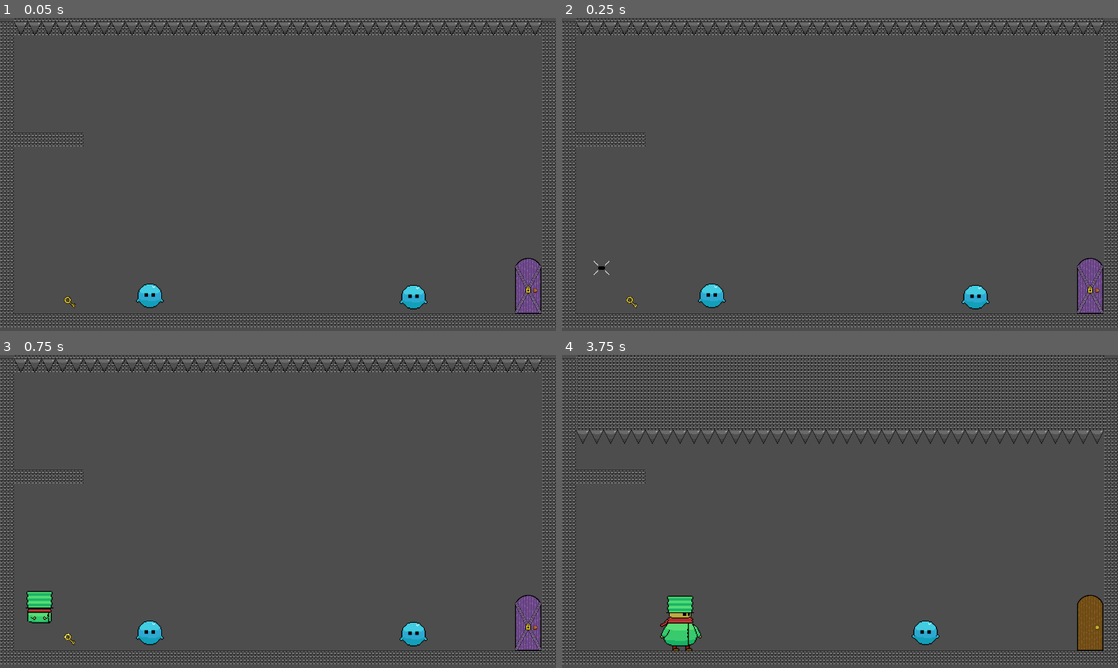
Above: before the commit, frames 1-4 (two rows, left to right).
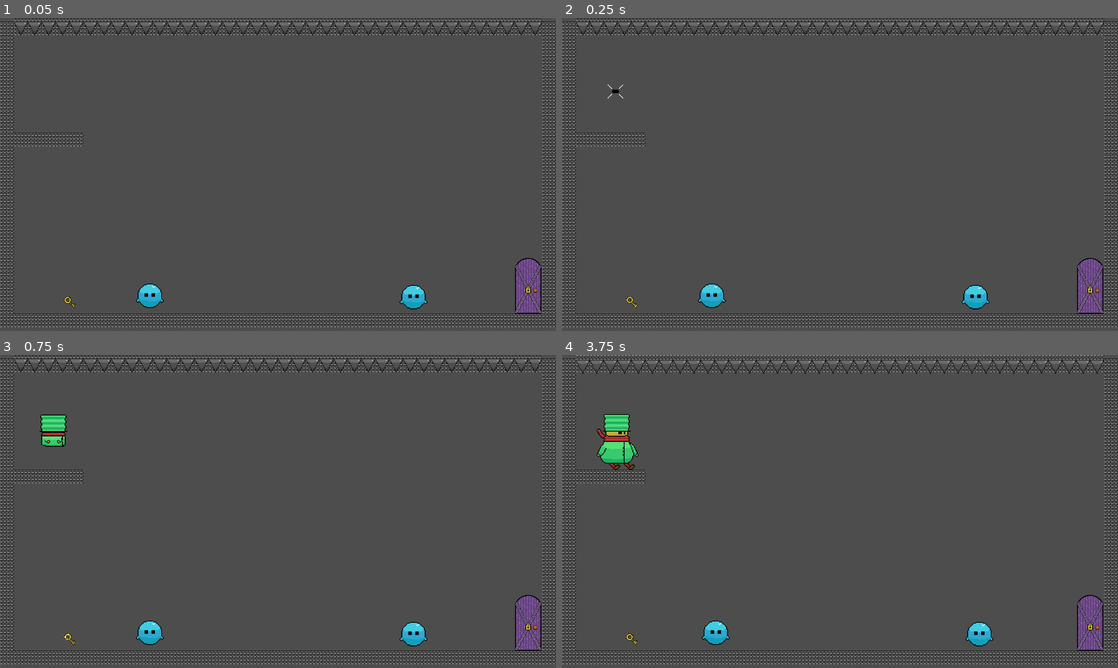
Above: after the commit, the same moments.

Repository: thanikTheDev/shrinking-nightmare
Game: Godot game, scene res://Scenes/Level8.tscn
The game is run twice, just before and just after one commit, with the same random seed, the same clock (stepped at 60 frames per second) and the same inputs. This scene is started directly instead of the project's main scene.
Inputs:
- Up to frame 1 (0.05 s): no input
- Up to frame 2 (0.25 s): no input
- Up to frame 3 (0.75 s): hold D (right) from 0.53 s (still down); hold S (crouch) from 0.53 s (still down)
- Up to frame 4 (3.75 s): tap Space (jump) at 0.77, 1.52, 3.02 s; release S (crouch) at 1.28 s; tap S (crouch) at 1.35, 2.85 s; release D (right) at 2.03 s; hold A (left) 2.03-2.78 s; hold S (crouch) 2.03-2.78 s; hold D (right) from 2.78 s (still down); hold S (crouch) from 3.53 s (still down)

Frame 1 is identical in both runs. In frame 2, less than 0.1% of the frame differs, in the area x 5-11%, y 21-83%; in frame 3, 0.9%; in frame 4, 21%, in the area x 2-98%, y 0-95%.

Commit message:
Fixed Level 8 Jump Bug

Diff:
--- a/Scenes/Level7.tscn
+++ b/Scenes/Level7.tscn
@@ -7,7 +7,7 @@
 [ext_resource type="PackedScene" uid="uid://si4gc6juxl4u" path="res://Prefabs/Spooker.tscn" id="5_stpys"]
 [ext_resource type="PackedScene" uid="uid://di2f81hr75u5f" path="res://Prefabs/DeathZone.tscn" id="6_5x2gq"]
 
-[node name="Level7" type="Node2D"]
+[node name="Main" type="Node2D"]
 
 [node name="Camera2D" type="Camera2D" parent="."]
 
--- a/Scenes/Level8.tscn
+++ b/Scenes/Level8.tscn
@@ -7,7 +7,7 @@
 [ext_resource type="PackedScene" uid="uid://bmbvdjsjnpi6d" path="res://Prefabs/Player.tscn" id="6_0df2s"]
 [ext_resource type="PackedScene" uid="uid://di2f81hr75u5f" path="res://Prefabs/DeathZone.tscn" id="6_5m2uy"]
 
-[node name="Level8" type="Node2D"]
+[node name="Main" type="Node2D"]
 
 [node name="TileMap" type="TileMap" parent="."]
 tile_set = ExtResource("1_limd7")
@@ -35,8 +35,7 @@
 direction = Vector2(500, 0)
 
 [node name="Player" parent="." instance=ExtResource("6_0df2s")]
-position = Vector2(-551, 245)
-up_direction = Vector2(0, 1)
+position = Vector2(-519, -161)
 
 [node name="Death Zone" parent="." instance=ExtResource("6_5m2uy")]
 position = Vector2(0, -352)
--- a/Scenes/Level9.tscn
+++ b/Scenes/Level9.tscn
@@ -7,7 +7,7 @@
 [ext_resource type="PackedScene" uid="uid://di2f81hr75u5f" path="res://Prefabs/DeathZone.tscn" id="6_1mhjg"]
 [ext_resource type="PackedScene" uid="uid://vi42b4nbflta" path="res://Prefabs/Chaser.tscn" id="6_u24al"]
 
-[node name="Main2" type="Node2D"]
+[node name="Main" type="Node2D"]
 
 [node name="TileMap" type="TileMap" parent="."]
 tile_set = ExtResource("1_0awae")
--- a/Scripts/Player.gd
+++ b/Scripts/Player.gd
@@ -40,6 +40,7 @@
 	_update_animation_parameters()
 
 	if previous_position != global_position:
+		print(global_position)
 		emit_signal("moved")
 
 func _update_vertical_velocity(delta):
@@ -98,7 +99,3 @@
 func kill():
 	animation_tree.active = false
 	animation_player.play("death")
-
-
-func _on_moved():
-	pass # Replace with function body.
